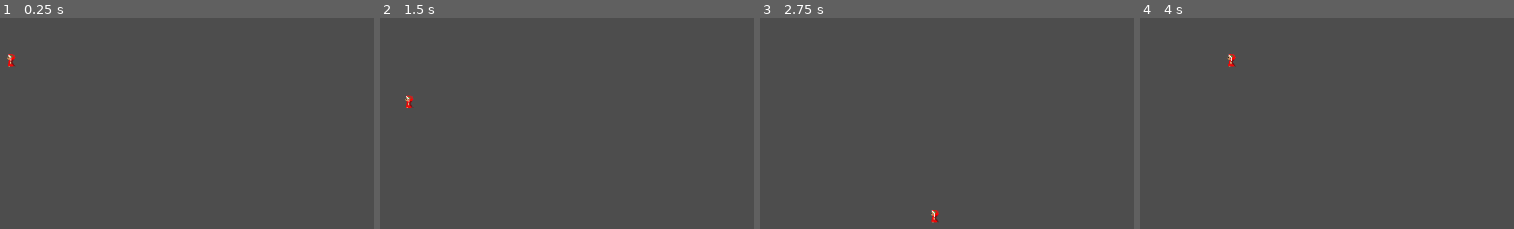
Above: before the commit, frames 1-4 (left to right).
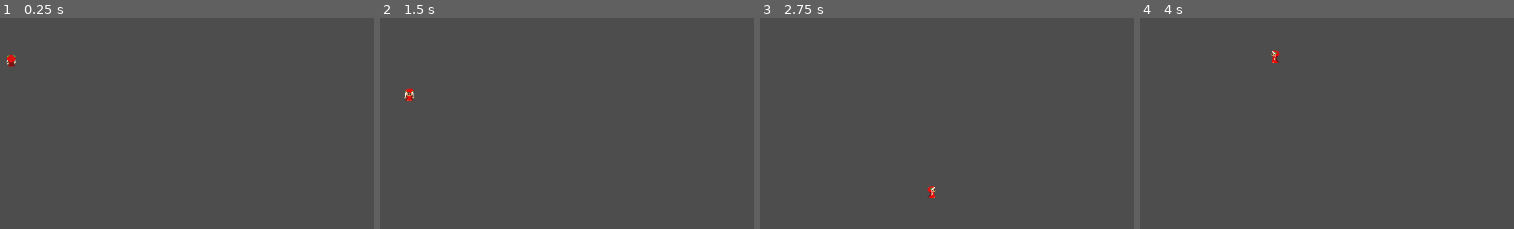
Above: after the commit, the same moments.

Repository: Ivan29020/Dantes-Reinterpretation
Game: Godot game, scene res://mondo.tscn
Two runs of this game, one before a commit and one after it. Both use one fixed random seed, a clock stepped at 60 frames per second and the inputs below. This scene is started directly instead of the project's main scene.
Inputs:
- Up to frame 1 (0.25 s): no input
- Up to frame 2 (1.5 s): tap Enter (ui_accept) at 0.5, 1.35 s; hold Right (ui_right) 0.53-1.28 s; hold Enter (ui_accept) 0.53-1.28 s; hold Down (ui_down) from 1.28 s (still down)
- Up to frame 3 (2.75 s): tap Enter (ui_accept) at 1.52, 1.82, 2 s; release Down (ui_down) at 2.03 s; hold Right (ui_right) from 2.03 s (still down); hold Enter (ui_accept) from 2.03 s (still down)
- Up to frame 4 (4 s): release Right (ui_right) at 2.78 s; release Enter (ui_accept) at 2.78 s; hold Up (ui_up) 2.78-3.53 s; tap Enter (ui_accept) at 2.85, 3.02, 3.32 s; hold Left (ui_left) from 3.53 s (still down); hold Enter (ui_accept) from 3.53 s (still down)

The runs differ from the first frame. In frame 1, 0.1% of the frame differs, in the area x 1-5%, y 17-24%; in frame 2, 0.2%; in frame 3, 0.2%; in frame 4, 0.2%, in the area x 23-38%, y 15-24%.

Commit message:
Dante Full Idle Completo (No script shooting)

Diff:
--- a/Dante.gd
+++ /dev/null
@@ -1,14 +0,0 @@
-extends CharacterBody2D
-
-
-@export var SPEED = 2000.0
-
-
-#Movimento giocatore
-func _physics_process(delta):
-	var movement = Vector2()
-	movement.x = Input.get_axis("ui_left","ui_right")
-	movement.y = Input.get_axis("ui_up","ui_down")
-	movement = movement.normalized()
-	velocity = movement * SPEED
-	move_and_slide()
--- /dev/null
+++ b/Giocatore.gd
@@ -0,0 +1,36 @@
+extends CharacterBody2D
+
+
+@export var SPEED = 2000.0
+const RALLENTAMENTO = 0.5
+
+
+#Movimento giocatore
+func _physics_process(delta):
+	var vel_attuale = SPEED
+	if Input.is_action_pressed("ui_accept"):
+		vel_attuale = SPEED * RALLENTAMENTO
+
+
+
+	var movement = Vector2()
+	movement.x = Input.get_axis("ui_left","ui_right")
+	movement.y = Input.get_axis("ui_up","ui_down")
+	movement = movement.normalized()
+
+
+
+	update_animation(movement)
+
+	velocity = movement * vel_attuale
+	move_and_slide()
+
+func update_animation(movement):
+	if movement.x > 0:
+		$DanteAlighieri.play("walk_right")
+	elif movement.x < 0:
+		$DanteAlighieri.play("walk_left")
+	elif movement.y > 0:
+		$DanteAlighieri.play("walk_down")
+	elif movement.y < 0:
+		$DanteAlighieri.play("walk_up")
--- a/dante.tscn
+++ b/dante.tscn
@@ -1,6 +1,6 @@
 [gd_scene load_steps=21 format=3 uid="uid://81w40qbets7s"]
 
-[ext_resource type="Script" path="res://Dante.gd" id="1_ajuo3"]
+[ext_resource type="Script" path="res://Giocatore.gd" id="1_ssre8"]
 [ext_resource type="Texture2D" uid="uid://ssdq6yetv3ku" path="res://Grafiche/Dante/Dante idle front.png" id="3_7c1sn"]
 [ext_resource type="Texture2D" uid="uid://b7wphc4a400o7" path="res://Grafiche/Dante/Dante Alighieri Left Side.png" id="4_hagnn"]
 [ext_resource type="Texture2D" uid="uid://rokf7e6uxrs6" path="res://Grafiche/Dante/Dante.png" id="4_o0rks"]
@@ -161,10 +161,10 @@
 "speed": 5.0
 }]
 
-[node name="Dante" type="CharacterBody2D"]
+[node name="Giocatore" type="CharacterBody2D"]
 texture_filter = 1
 motion_mode = 1
-script = ExtResource("1_ajuo3")
+script = ExtResource("1_ssre8")
 SPEED = 300.0
 metadata/_edit_group_ = true
 
@@ -173,5 +173,6 @@
 
 [node name="DanteAlighieri" type="AnimatedSprite2D" parent="."]
 sprite_frames = SubResource("SpriteFrames_hx0ku")
-animation = &"walk_left"
-frame_progress = 0.33797
+animation = &"walk_up"
+frame = 1
+frame_progress = 0.994185
